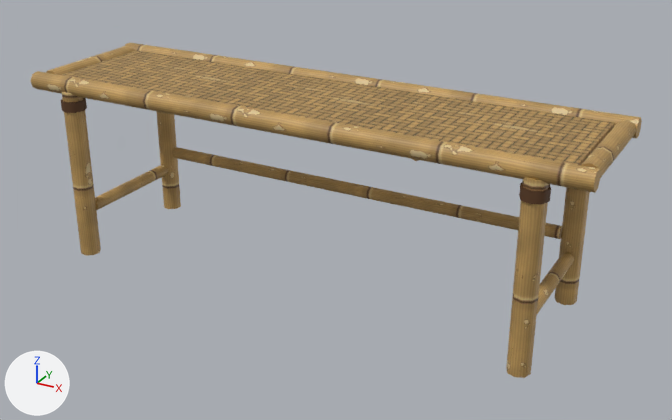
An edit to the glTF model public/models/bench.glb, drawn before and after from the same camera.
Both versions are drawn from a 50 mm camera at (0.643, -1.086, 0.669) aimed at (0.033, 0.023, 0.114). Every picture has the same lights, and +X, +Y and +Z are marked at lower left. The first picture is the older version. Where no turn or scale is listed for an object, it has been applied to the vertices. Vertices at exactly the same position are counted once.

The first picture shows 'BenchLegs', 'BenchSeat'.
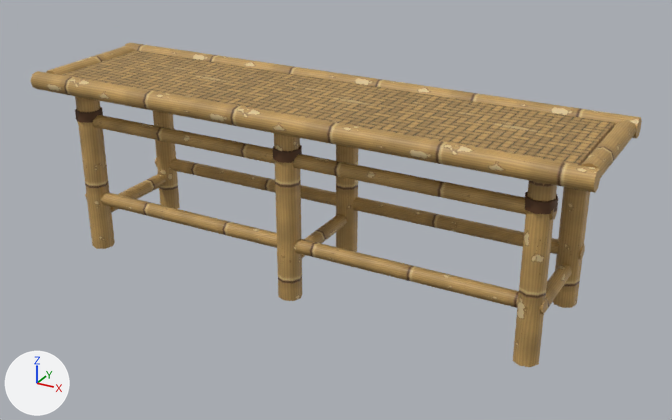
Diff of the bpy script that builds the scene:
```diff
--- a/public/models/bench.glb.py
+++ b/public/models/bench.glb.py
@@ me_benchrail0 @@
 # used by ob_benchlegs; location = (0.0, 0.0, 0.0)
-me_benchrail0.from_pydata(...)  # 272 vertices, 476 faces; spans x -0.43..0.43, y -0.105..0.145, z 0.0..0.29
+me_benchrail0.from_pydata(...)  # 376 vertices, 648 faces; spans x -0.43..0.43, y -0.1..0.14, z 0.0..0.29
+# me_benchrail0 part 1: a new loose piece, an 8-sided cylinder along z spanning x -0.377..-0.343, y 0.102..0.137, z 0.0..0.269, in mat_benchculm (picture img_bench_culm)
+# me_benchrail0 part 2: a new loose piece, an 8-sided cylinder along z spanning x -0.018..0.018, y 0.102..0.137, z 0.0..0.269, in mat_benchculm (picture img_bench_culm)
+# me_benchrail0 part 3: a new loose piece, an 8-sided cylinder along z spanning x 0.342..0.378, y 0.102..0.137, z 0.0..0.269, in mat_benchculm (picture img_bench_culm)
+# me_benchrail0 part 4: a new loose piece, an 8-sided cylinder along z spanning x -0.378..-0.342, y -0.074..-0.038, z 0.0..0.257, in mat_benchculm (picture img_bench_culm)
+# me_benchrail0 part 5: a new loose piece, an 8-sided cylinder along z spanning x -0.018..0.018, y -0.074..-0.038, z 0.0..0.257, in mat_benchculm (picture img_bench_culm)
+# me_benchrail0 part 6: a new loose piece, an 8-sided cylinder along z spanning x 0.342..0.378, y -0.074..-0.038, z 0.0..0.257, in mat_benchculm (picture img_bench_culm)
+# me_benchrail0 part 7: a new loose piece, a 6-sided cylinder along x spanning x -0.378..0.378, y -0.067..-0.045, z 0.204..0.226, in mat_benchculm (picture img_bench_culm)
+# me_benchrail0 part 8: a new loose piece, a 6-sided cylinder along x spanning x -0.378..0.378, y 0.109..0.13, z 0.075..0.095, in mat_benchculm (picture img_bench_culm)
+# me_benchrail0 part 9: a new loose piece, a 6-sided cylinder along x spanning x -0.378..0.378, y -0.067..-0.045, z 0.074..0.096, in mat_benchculm (picture img_bench_culm)
+# me_benchrail0 part 10: a new loose piece, a 6-sided cylinder along y spanning x -0.371..-0.349, y -0.037..0.1, z 0.05..0.07, in mat_benchculm (picture img_bench_culm)
+# me_benchrail0 part 11: a new loose piece, a 6-sided cylinder along y spanning x -0.011..0.011, y -0.037..0.1, z 0.05..0.07, in mat_benchculm (picture img_bench_culm)
+# me_benchrail0 part 12: a new loose piece, a 6-sided cylinder along y spanning x 0.349..0.371, y -0.037..0.1, z 0.05..0.07, in mat_benchculm (picture img_bench_culm)
+# me_benchrail0 part 13: a new loose piece, an 8-sided cylinder along z spanning x -0.381..-0.34, y -0.076..-0.036, z 0.216..0.233, in mat_benchrattan (brown #5a3a1e)
+# me_benchrail0 part 14: a new loose piece, an 8-sided cylinder along z spanning x -0.021..0.021, y -0.076..-0.036, z 0.216..0.233, in mat_benchrattan (brown #5a3a1e)
+# me_benchrail0 part 15: a new loose piece, an 8-sided cylinder along z spanning x 0.34..0.381, y -0.076..-0.036, z 0.216..0.233, in mat_benchrattan (brown #5a3a1e)
+# me_benchrail0 part 16: 13 loose pieces with 208 vertices, spanning x -0.379..0.379, y -0.105..0.145, z 0.0..0.273, are deleted
+# other edits to the shape of me_benchrail0 do not show in these pictures
 me_benchrail0.materials.append(mat_benchculm)
```

Pixel boxes (x1, y1, x2, y2) of what changed, in the pictures (672 x 420 px):
'BenchLegs', reshaped: before (31, 43, 642, 378); after (31, 43, 642, 367)
part 1 of me_benchrail0, added (brown): after (153, 111, 180, 209)
part 2 of me_benchrail0, added (brown): after (336, 145, 358, 252)
part 3 of me_benchrail0, added (brown): after (553, 187, 590, 308)
part 4 of me_benchrail0, added (brown): after (75, 96, 115, 249)
part 5 of me_benchrail0, added (brown): after (274, 133, 302, 301)
part 6 of me_benchrail0, added (brown): after (513, 180, 557, 367)
part 7 of me_benchrail0, added: after (77, 115, 557, 220)
part 8 of me_benchrail0, added: after (155, 157, 585, 259)
part 9 of me_benchrail0, added: after (85, 192, 548, 314)
part 10 of me_benchrail0, added (brown): after (111, 174, 166, 212)
part 11 of me_benchrail0, added (brown): after (302, 214, 347, 258)
part 12 of me_benchrail0, added (brown): after (545, 263, 572, 312)
part 13 of me_benchrail0, added: after (75, 107, 103, 123)
part 14 of me_benchrail0, added: after (273, 145, 302, 163)
part 15 of me_benchrail0, added (brown): after (525, 192, 558, 214)
part 16 of me_benchrail0, deleted: before (61, 92, 590, 378)
